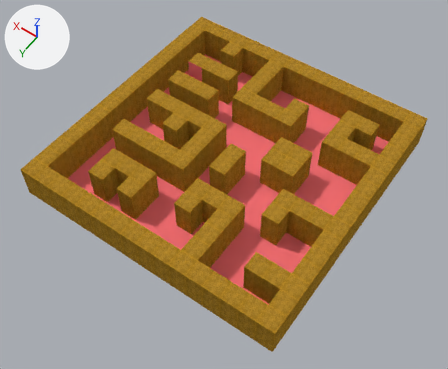
The Blender file LD40/Assets/Meshes/LD40Map.blend as it was, and as the next commit left it.
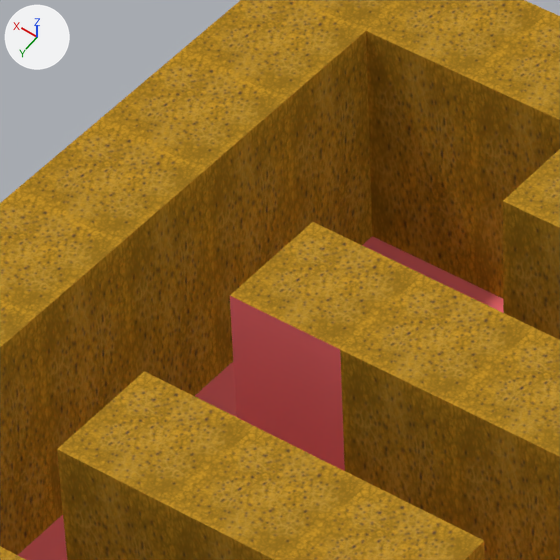
Each version is shown whole from a 50 mm lens placed at (-6.47, 9.38, 13.73), pointed at (-0.22, 0.64, -0.01), then close up on the part from 36% to 51% of the width and 7% to 25% of the height. Lighting does not change. The marker at upper left points along +X, +Y and +Z.
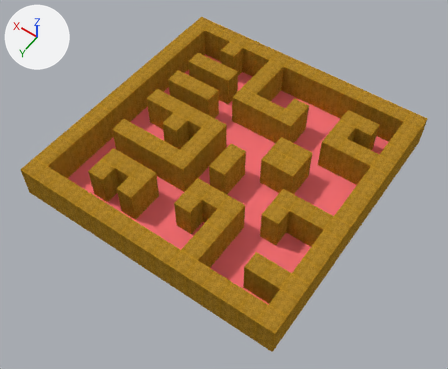
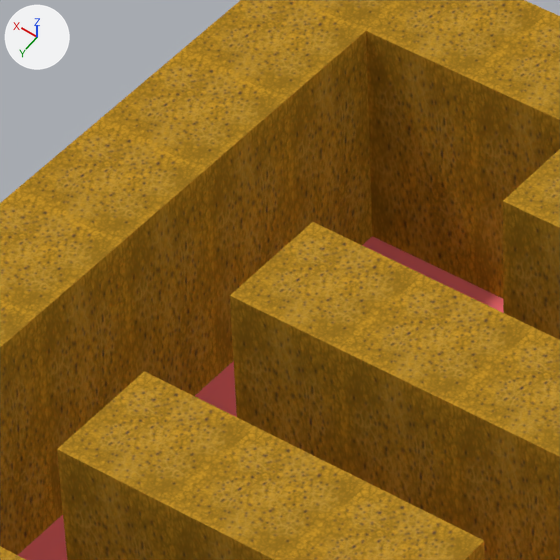
Commit message: Fix mistextured face
Fix mistextured face

Changed parts and their boxes (x1, y1, x2, y2) in the close-ups (560 x 560 px):
part 1 of me_plane, recoloured (red to brown): (230, 296, 345, 471) in both

Patch to the scene script:
```diff
--- a/LD40/Assets/Meshes/LD40Map.blend.py
+++ b/LD40/Assets/Meshes/LD40Map.blend.py
@@ me_plane @@
 me_plane.from_pydata(...)  # 535 vertices, 502 faces; spans x -1.0..1.0, y -1.0..1.0, z 0.0..0.25
 # used by ob_plane; location = (0.0, 0.0, 0.0); scale = (4.0, 4.0, 4.0)
+# me_plane part 1: the 1 face centred in x 0.69, y -0.5, z 0.12 switches from mat_floor to mat_wall (picture img_texture1_png)
 me_plane.materials.append(mat_floor)
```
